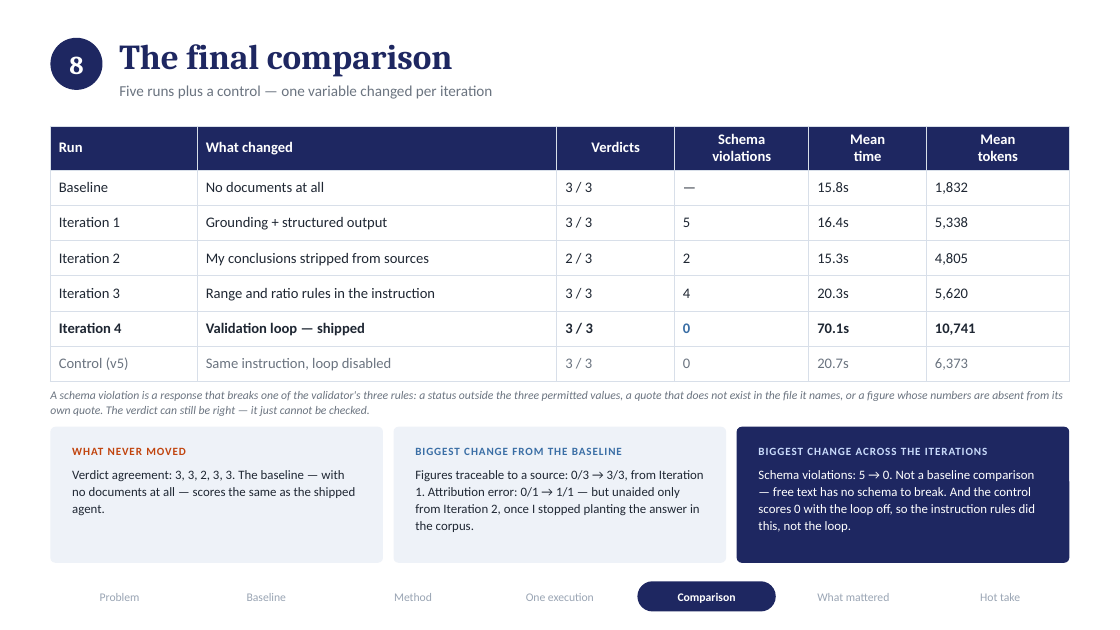
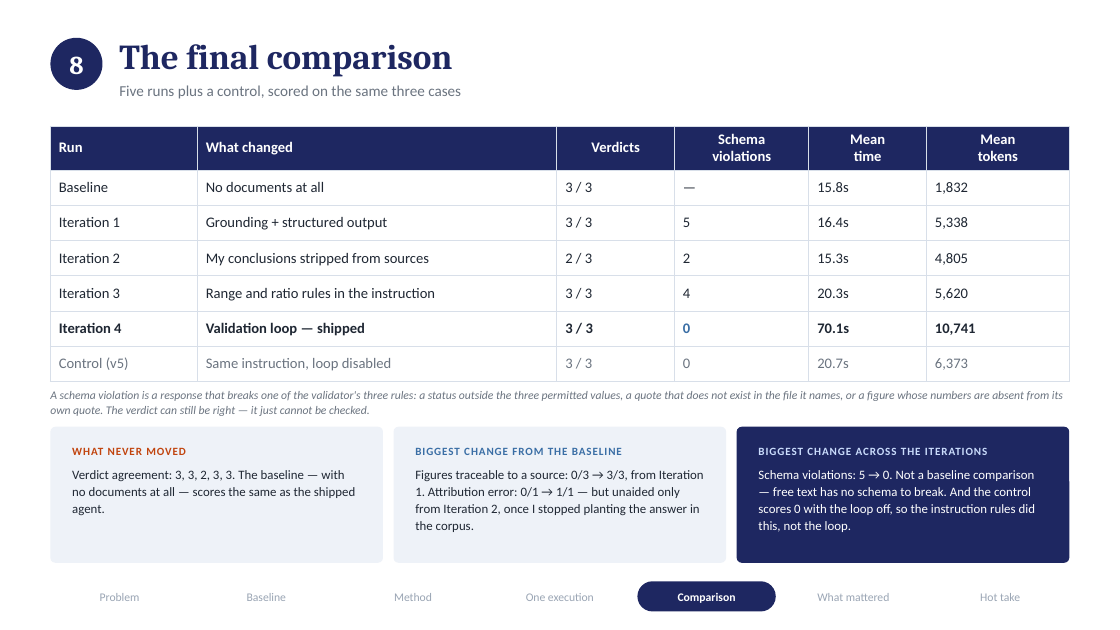
Before and after one commit to DKL59/Micro1_Challenge, a slide deck: slide 9 of presentation/PRAMAAN.pptx. Drawn at 1120x630 pixels with LibreOffice and Linux fonts; fonts in the diff are those of the drawing. Boxes give left, top, right and bottom in pixels: in the first picture for what was removed or moved away, otherwise in the second. Text is boxed around its words. In the diff, an @@ line names an element or a change of style, - is before the commit and + after.

```diff
--- a/presentation/PRAMAAN.pptx
+++ b/presentation/PRAMAAN.pptx
@@ text at box(119, 85, 461, 99): text changed @@
-Five runs plus a control — one variable changed per iteration
+Five runs plus a control, scored on the same three cases
```
Also in this commit, not shown: 4 other slides changed, 1 other file.
